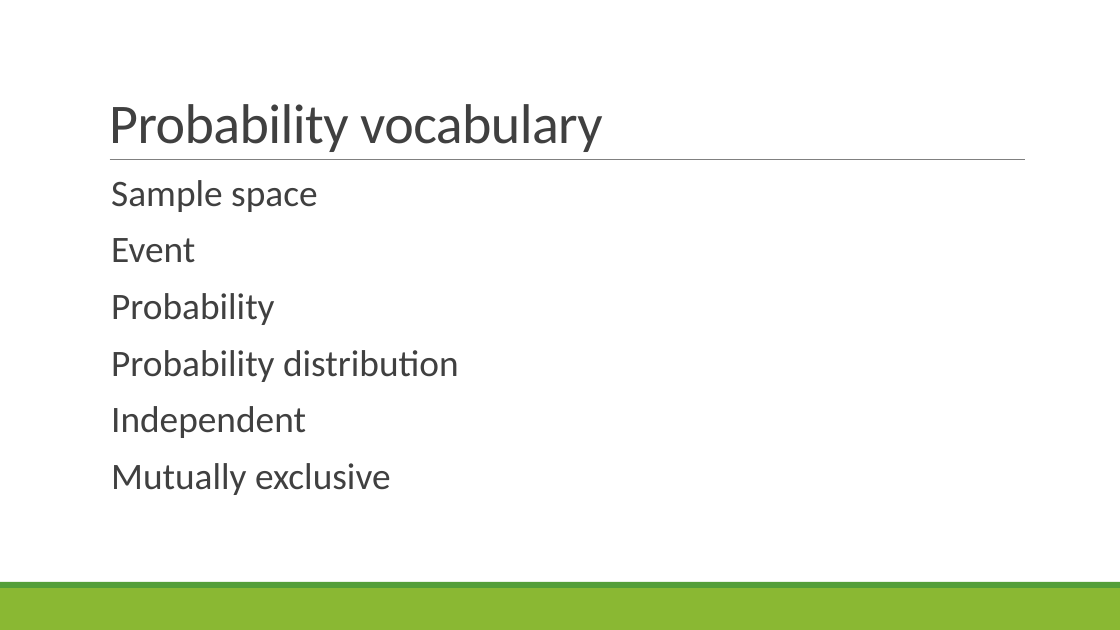
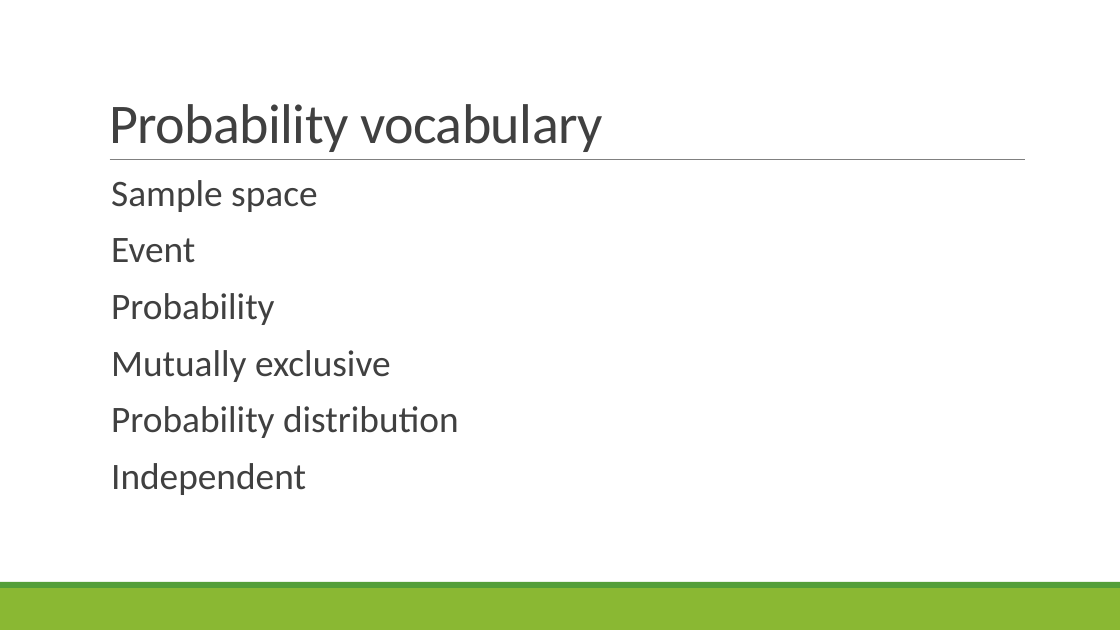
Before and after one commit to sjspielman/bio5312_fall2017, a slide deck: slide 2 of slides/day3_probability_tidyverse2.pptx. Drawn at 1120x630 pixels with LibreOffice and Linux fonts; fonts in the diff are those of the drawing. Boxes give left, top, right and bottom in pixels: in the first picture for what was removed or moved away, otherwise in the second. Text is boxed around its words. In the diff, an @@ line names an element or a change of style, - is before the commit and + after.

```diff
--- a/slides/day3_probability_tidyverse2.pptx
+++ b/slides/day3_probability_tidyverse2.pptx
@@ text at box(111, 350, 390, 382): paragraph added @@
+  Mutually exclusive
@@ text at box(111, 463, 390, 495): paragraph removed @@
-  Mutually exclusive
```
Also in this commit, not shown: 15 other slides changed, 28 slides added, 6 slides removed, 8 other files.
